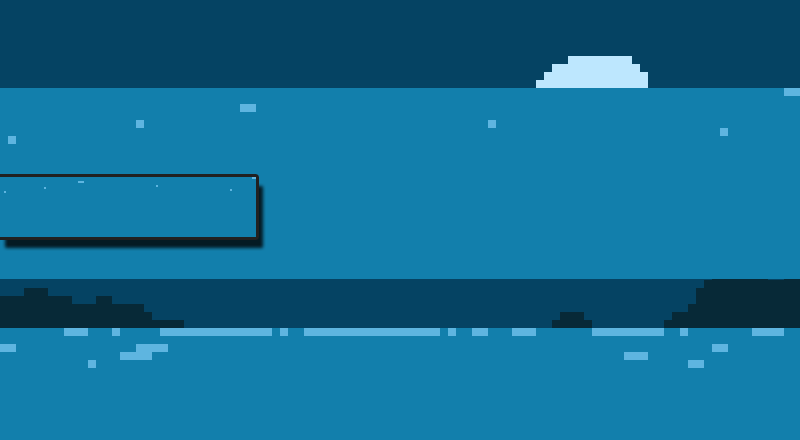
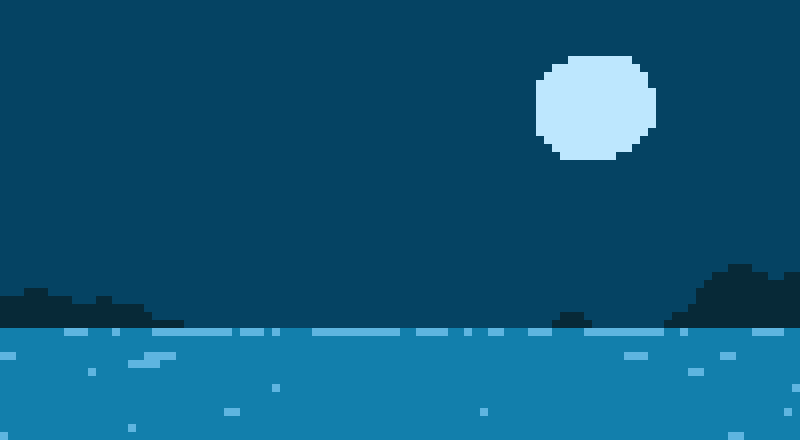
Comparing the layer stacks of the two (800, 440) images. Changes:
removed group "Agrupar 1" (3 layers) from group "FG" over 0, 177, 256, 237
removed layer "Camada 6" from group "Agrupar 1" over 0, 177, 256, 237
added layer "FG01" in group "FG" over 0, 384, 800, 440
renamed "FG01" to "FG03", hid it, painted on it over 0, 88, 800, 440
renamed "Camada 4" to "BG01", painted on it over 0, 328, 800, 440
